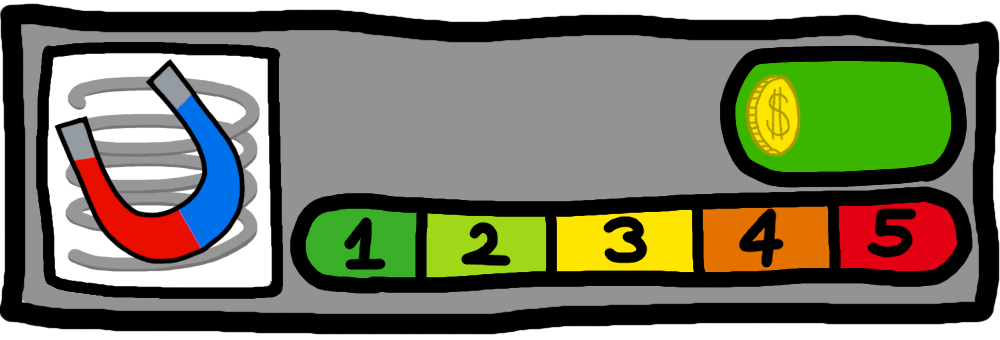
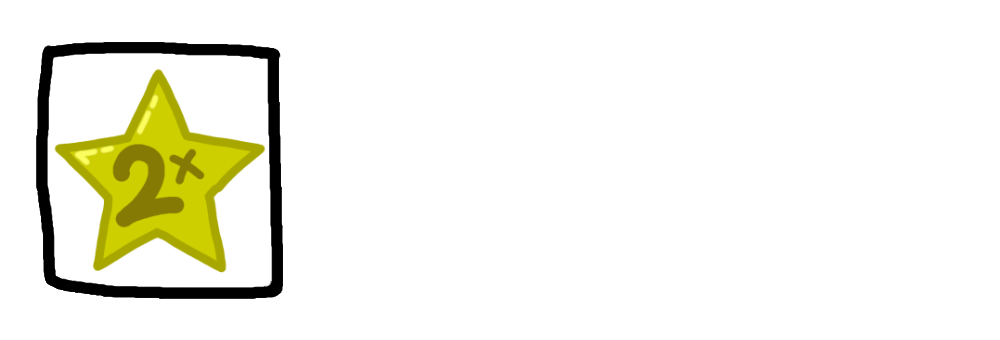
Before/after of a 1000px x 340px layered artwork. What changed in the layer stack:
hid "outerEdge" over box(0, 3, 1000, 335)
hid "buyButton_frame" over box(720, 46, 967, 188)
hid "buyButton_coin" over box(745, 74, 801, 157)
hid "buyButton_backAffordable" over box(729, 56, 958, 178)
hid "upgradeLevelBar" over box(290, 186, 973, 294)
hid "levelBar_5Unlocked" over box(833, 195, 966, 275)
hid "levelBar_4Unlocked" over box(693, 200, 835, 280)
hid "levelBar_3Unlocked" over box(552, 205, 701, 278)
hid "levelBar_2Unlocked" over box(421, 208, 553, 281)
hid "levelBar_1Unlocked" over box(303, 204, 421, 282)
hid "magnet.png" over box(54, 58, 246, 265)
added layer "scoreMultiplier.png" above "springIcon" over box(54, 68, 266, 273)
hid "springIcon" over box(65, 76, 261, 272)
hid "background" over box(10, 17, 994, 325)
